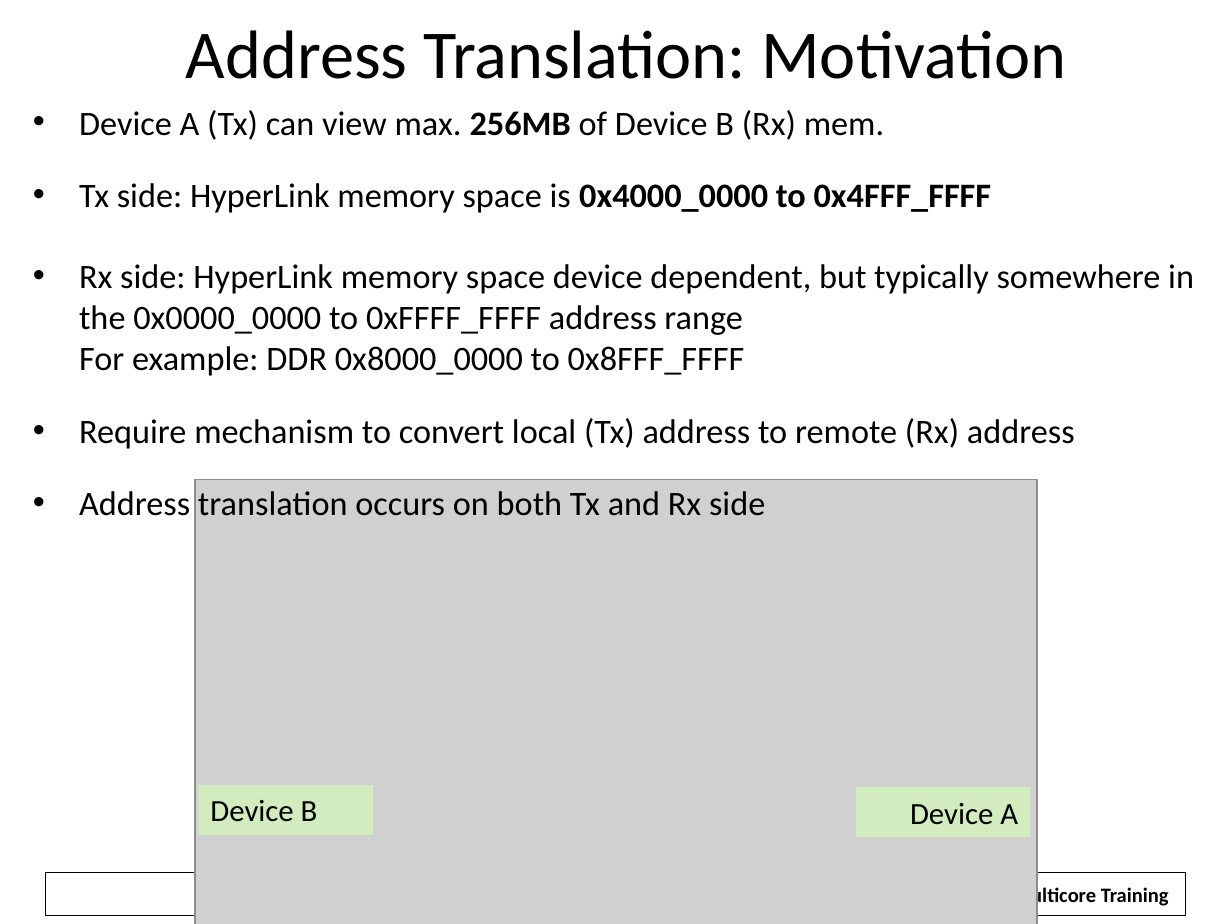
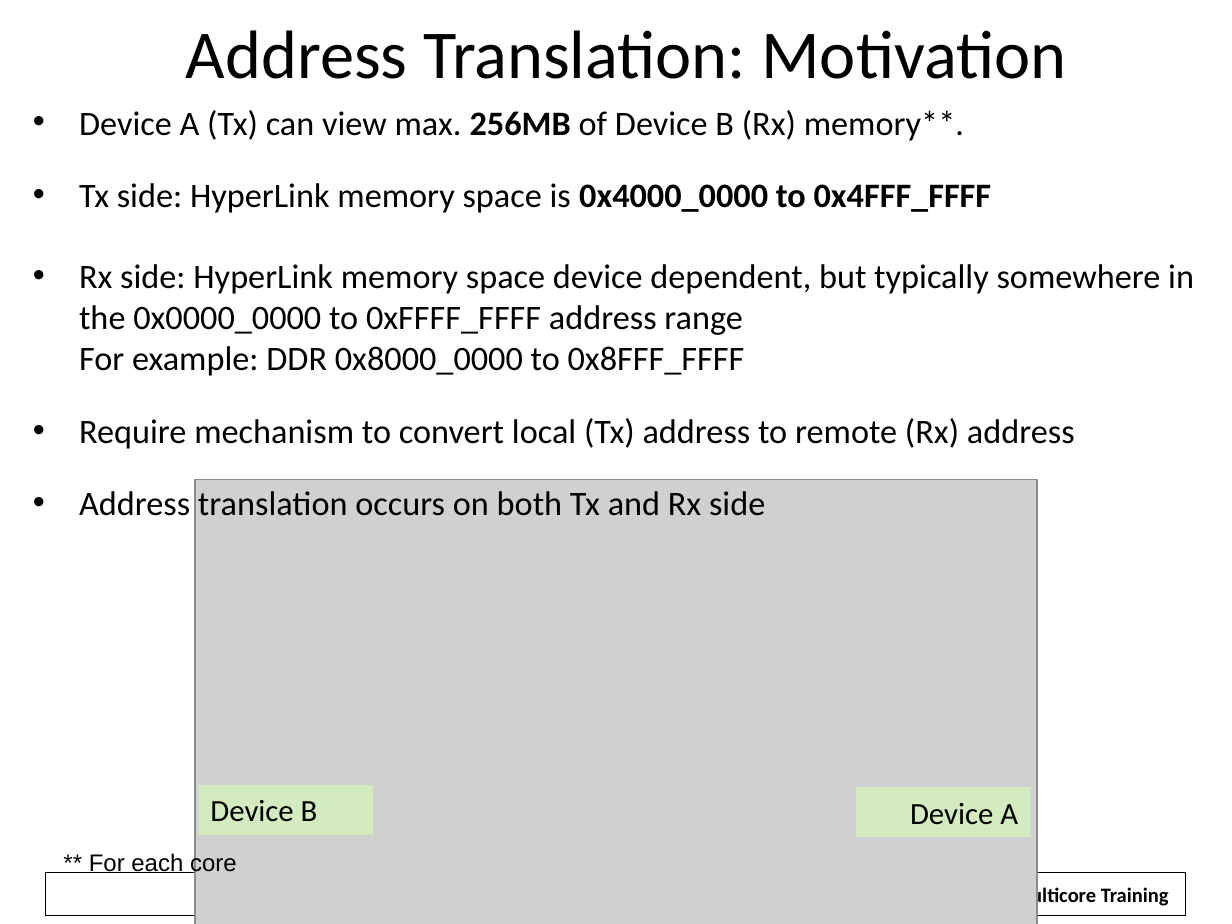
Before and after one commit to hari1989/keystone-workshop, a slide deck: slide 13 of slides/Intro to Hyperlink.pptx. Drawn at 1232x924 pixels with LibreOffice and Linux fonts; fonts in the diff are those of the drawing; grey boxes stand for pictures; background and template pictures are left out. Boxes give left, top, right and bottom in pixels: in the first picture for what was removed or moved away, otherwise in the second. Text is boxed around its words. In the diff, an @@ line names an element or a change of style, - is before the commit and + after.

```diff
--- a/slides/Intro to Hyperlink.pptx
+++ b/slides/Intro to Hyperlink.pptx
@@ text at <box>79,110,964,141</box>: text changed @@
-• Device A (Tx) can view max. 256MB of Device B (Rx) mem.
+• Device A (Tx) can view max. 256MB of Device B (Rx) memory**.
@@ text added at <box>89,852,237,877</box>, 14 pt, text #000000 @@
+** For each core
```
Also in this commit, not shown: 15 other slides changed, 16 slides added, 11 slides removed.
